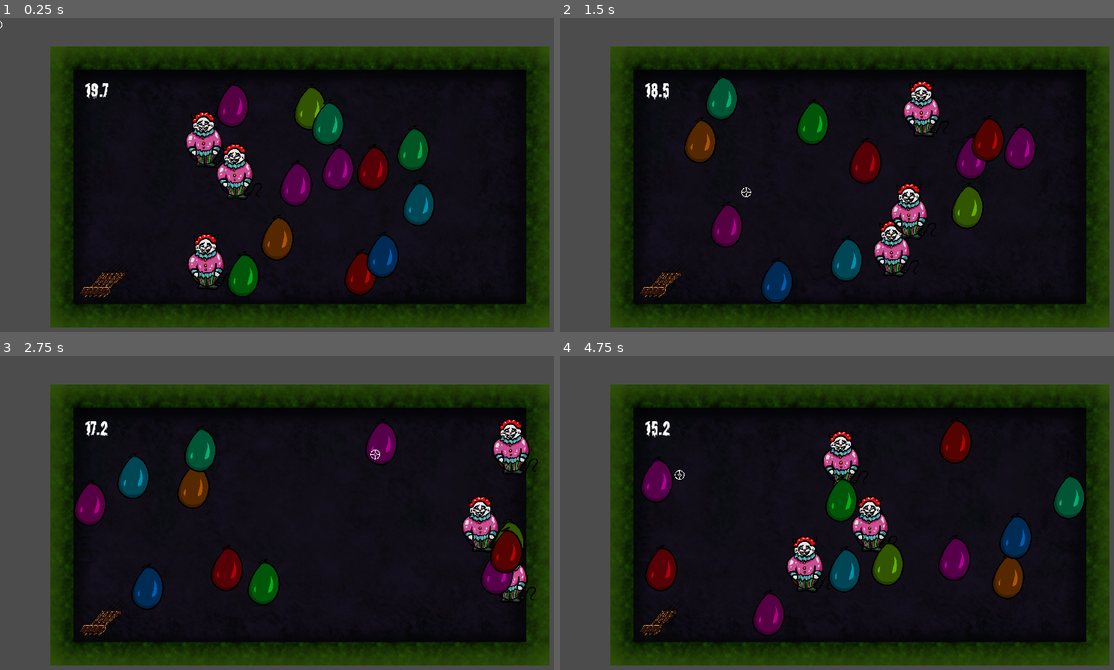
Above: before the commit, frames 1-4 (two rows, left to right).
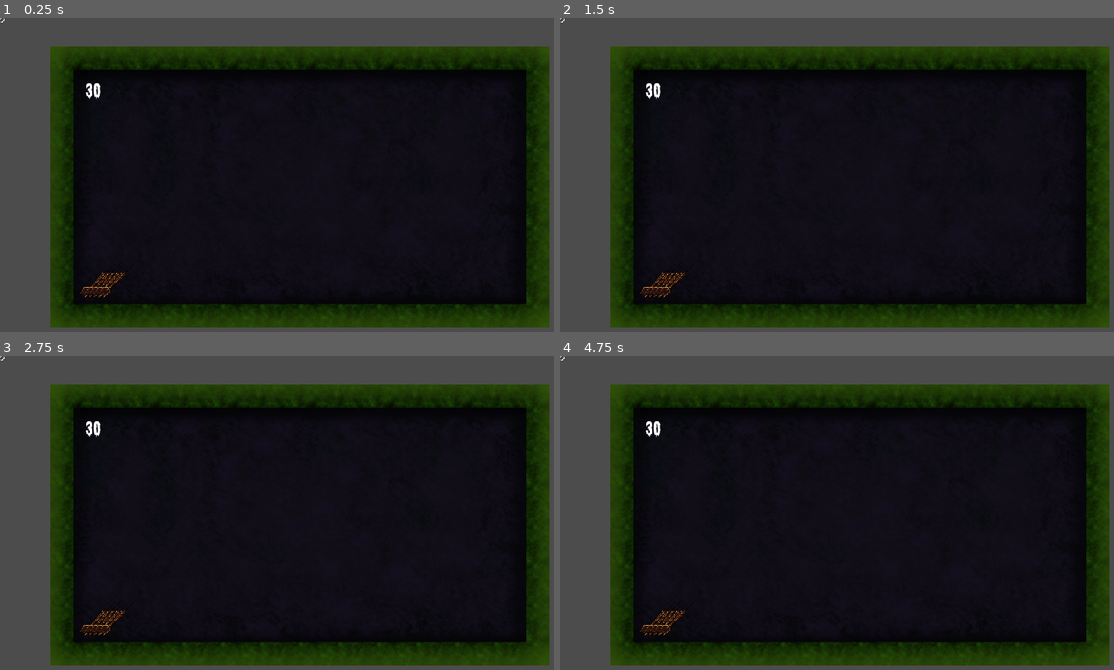
Above: after the commit, the same moments.

Repository: yimmit303/Creepy_Clown_Carnival
Game: Godot game, scene res://Minigames/Balloon Game/Balloon_Game.tscn
Two runs of this game, one before a commit and one after it. Both use one fixed random seed, a clock stepped at 60 frames per second and the inputs below. This scene is started directly instead of the project's main scene.
Inputs (mouse positions are in pixels of both pictures, inside the frame that each line leads up to):
- Up to frame 1 (0.25 s): no input
- Up to frame 2 (1.5 s): move the mouse to (992, 168) at 0.52 s; hold D (move_right) 0.53-1.28 s; tap E (select) at 0.6, 1.35 s; click (992, 168) at 0.67 s; tap Space (move_jump) at 0.77 s; move the mouse to (737, 203) at 1.27 s; hold S (move_back) from 1.28 s (still down)
- Up to frame 3 (2.75 s): tap Space (move_jump) at 1.52 s; move the mouse to (360, 450) at 2.02 s; release S (move_back) at 2.03 s; hold D (move_right) from 2.03 s (still down); tap E (select) at 2.1 s
- Up to frame 4 (4.75 s): move the mouse to (831, 591) at 2.77 s; release D (move_right) at 2.78 s; hold W (move_forward) 2.78-3.53 s; tap E (select) at 2.85, 3.6, 4.35 s; click (831, 591) at 2.92 s; tap Space (move_jump) at 3.02, 3.77, 4.52 s; move the mouse to (1041, 575) at 3.52 s; hold A (move_left) from 3.53 s (still down); move the mouse to (681, 475) at 4.27 s

The runs differ from the first frame. In frame 1, 8.3% of the frame differs, in the area x 0-79%, y 0-89%; in frame 2, 7.9%; in frame 3, 6.9%; in frame 4, 8.1%.

Commit message:
Made the scene inactive when not being played

Diff:
--- a/Minigames/Balloon Game/BalloonSpawner.gd
+++ b/Minigames/Balloon Game/BalloonSpawner.gd
@@ -4,8 +4,7 @@
 
 var num_clowns = 3
 
-# Called when the node enters the scene tree for the first time.
-func _ready():
+func spawn_balloons():
 	for x in range(5):
 		for y in range(3):
 			var new_balloon = Balloon.instance()
--- a/Minigames/Balloon Game/Balloon_Game.gd
+++ b/Minigames/Balloon Game/Balloon_Game.gd
@@ -3,12 +3,9 @@
 var active = false
 var num_popped = 0
 
-# Called when the node enters the scene tree for the first time.
-func _ready():
-	make_active()
-
 func make_active():
 	Input.set_mouse_mode(Input.MOUSE_MODE_HIDDEN)
+	$BalloonSpawner.spawn_balloons()
 	$DartThrower.can_throw = true
 	$Timer.counting = true
 	$Music.play()
